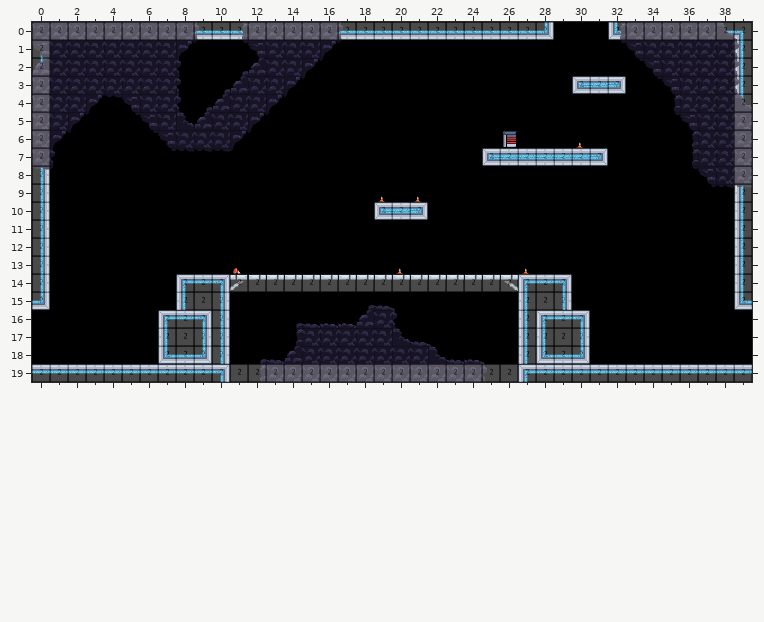
Two versions of a level (Tiled map, assets/data/levels/Engineering - Junction.tmx). The picture above was drawn from the file before the commit.
Cells are 32x32 px. Shown: x 0..39, y 0..19.
After:
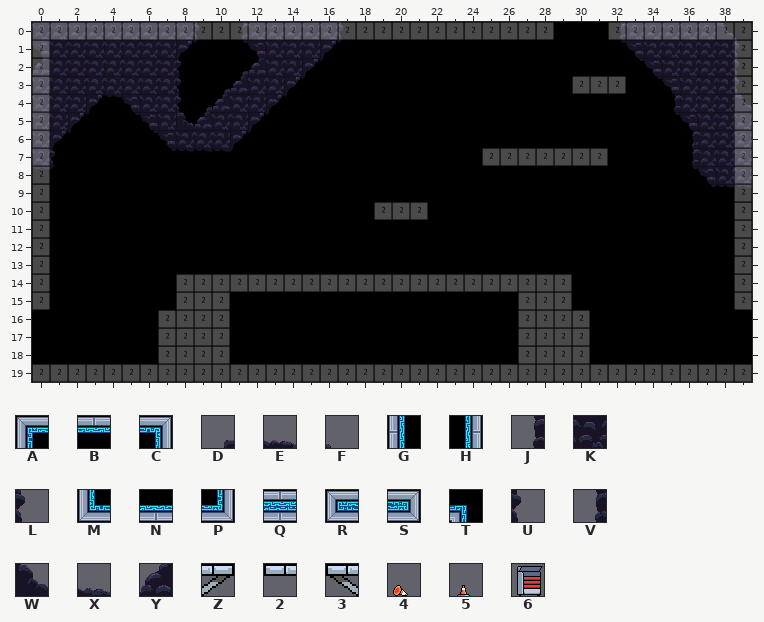
Key: from "shipTileset": A 1, B 2, C 3, D 16, E 17, F 18, G 20, H 22, J 35, K 36, L 37, M 39, N 40, P 41, Q 59, R 76, S 78, T 84, U 92, V 94, W 111, X 112, Y 113, Z 127, 2 128, 3 129, 4 198, 5 212, 6 215.
_ is an empty cell, . an unchanged one.
Change:
--- layer "mg" (now hidden)
@@ x 0..39 @@
- 0 .........NNN.....NNNNNNNNNNNP...M.....NT
- 1 H......................................G
- 2 H......................................G
- 3 ..............................RQS......G
- 4 .......................................G
+ 0 .........___.....____________..._.....__
+ 1 _......................................_
+ 2 _......................................_
+ 3 ..............................___......_
+ 4 ......................................._
@@ x 0..39 @@
- 6 ..........................6...5.........
- 7 .........................RQQQQQS........
- 8 H.......................................
- 9 H..................5.5.................G
-10 H..................RQS.................G
-11 H......................................G
-12 H......................................G
-13 H..........4........5......5...........G
-14 H.......ABCZ222222222222223ABC.........G
-15 P.......G.H.......DXF......G.H.........M
-16 .......ABCH...DXEEYKL......GABC.........
-17 .......G.HH...JKKKKKWXF....GG.H.........
-18 .......MNPH.DXYKKKKKKKWXEF.GMNP.........
-19 BBBBBBBBBBC.VKKKKKKKKKKKKU.ABBBBBBBBBBBB
+ 6 .........................._..._.........
+ 7 ........................._______........
+ 8 _.......................................
+ 9 _.................._._................._
+10 _..................___................._
+11 _......................................_
+12 _......................................_
+13 _.........._........_......_..........._
+14 _.......______________________........._
+15 _......._._.......___......_._........._
+16 .......____..._______......____.........
+17 ......._.__..._________....__._.........
+18 .......____.______________.____.........
+19 ___________.______________._____________
Boxes around the changes in both pictures, in picture pixels (x1, y1, x2, y2):
removed: (195, 30, 244, 40)
removed: (339, 22, 554, 40)
removed: (608, 22, 622, 40)
removed: (725, 30, 744, 103)
removed: (40, 51, 44, 63)
removed: (572, 76, 626, 94)
removed: (482, 131, 608, 166)
removed: (32, 167, 752, 382)
